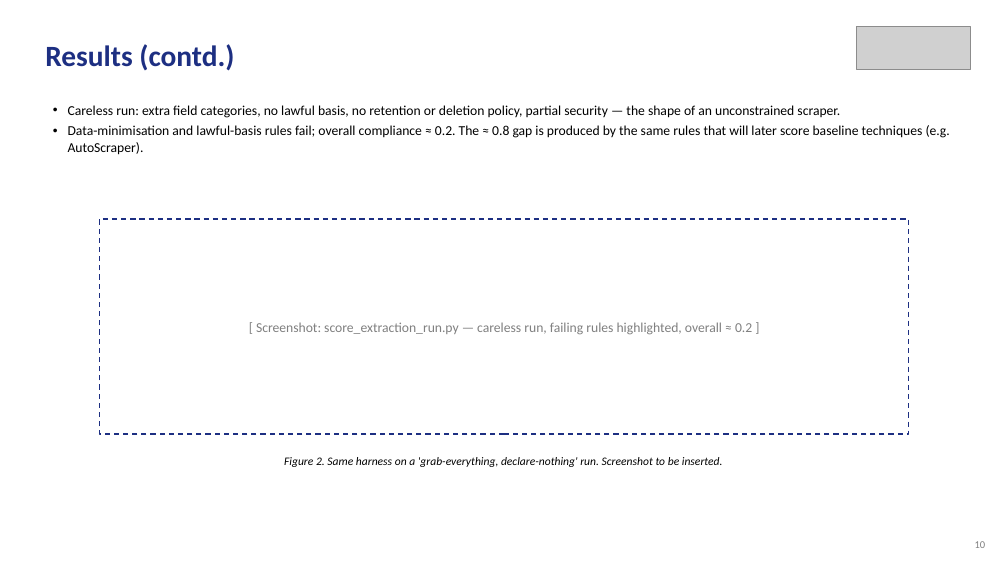
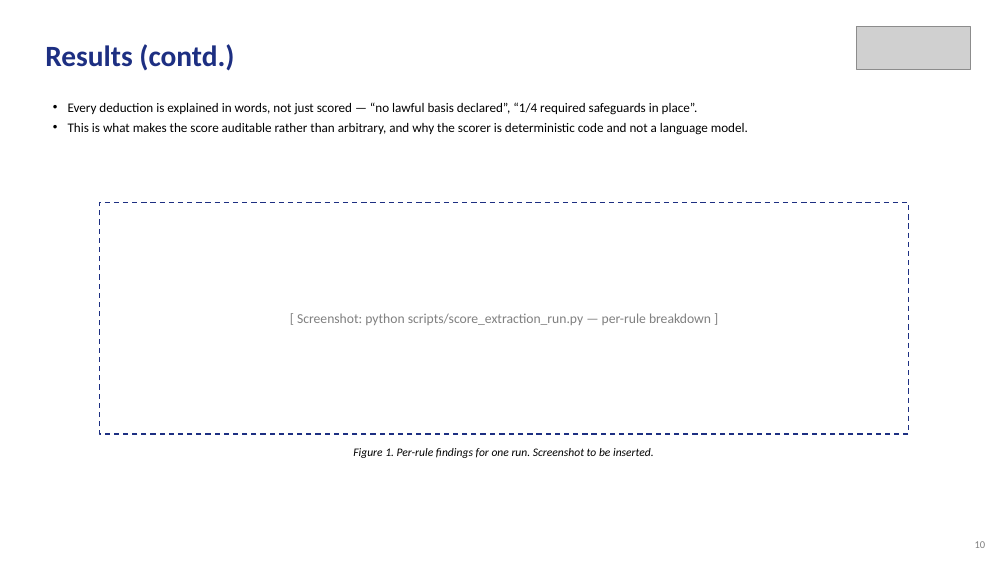
Before and after one commit to aysk1209/his-scraping-dpdp-project, a slide deck: slide 10 of Review-I.pptx. Drawn at 1008x567 pixels with LibreOffice and Linux fonts; fonts in the diff are those of the drawing; grey boxes stand for pictures. Boxes give left, top, right and bottom in pixels: in the first picture for what was removed or moved away, otherwise in the second. Text is boxed around its words. In the diff, an @@ line names an element or a change of style, - is before the commit and + after.

```diff
--- a/Review-I.pptx
+++ b/Review-I.pptx
@@ text at <box>68,102,748,135</box>: text changed; size 13 to 12.5 pt @@
-• Careless run: extra field categories, no lawful basis, no retention or deletion policy, partial security — the shape of an unconstrained scraper.
-• Data-minimisation and lawful-basis rules fail; overall compliance ≈ 0.2. The ≈ 0.8 gap is produced by the same rules that will later score baseline techniques (e.g. AutoScraper).
+• Every deduction is explained in words, not just scored — “no lawful basis declared”, “1/4 required safeguards in place”.
+• This is what makes the score auditable rather than arbitrary, and why the scorer is deterministic code and not a language model.
@@ rectangle "[ Screenshot: python scripts/score_extraction_run.py — ...": place and size @@
-rectangle "[ Screenshot: python scripts/score_extraction_run.py — ..." at <box>99,219,909,434</box>
+rectangle "[ Screenshot: python scripts/score_extraction_run.py — ..." at <box>99,203,909,434</box>
@@ text in rectangle at <box>297,313,711,325</box>: text changed @@
-[ Screenshot: score_extraction_run.py — careless run, failing rules highlighted, overall ≈ 0.2 ]
+[ Screenshot: python scripts/score_extraction_run.py — per-rule breakdown ]
@@ text "Figure 1. Per-rule findings for ..." at <box>353,448,654,458</box>: vertical alignment middle to top @@
@@ text at <box>353,448,654,458</box>: text changed @@
-Figure 2. Same harness on a 'grab-everything, declare-nothing' run. Screenshot to be inserted.
+Figure 1. Per-rule findings for one run. Screenshot to be inserted.
```
Also in this commit, not shown: 3 other slides changed.
